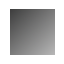
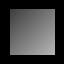
Comparing the layer stacks of the two 64 × 64 images. Changes:
added layer "black" (multiply) above "Background" over [0,0,64,64]
